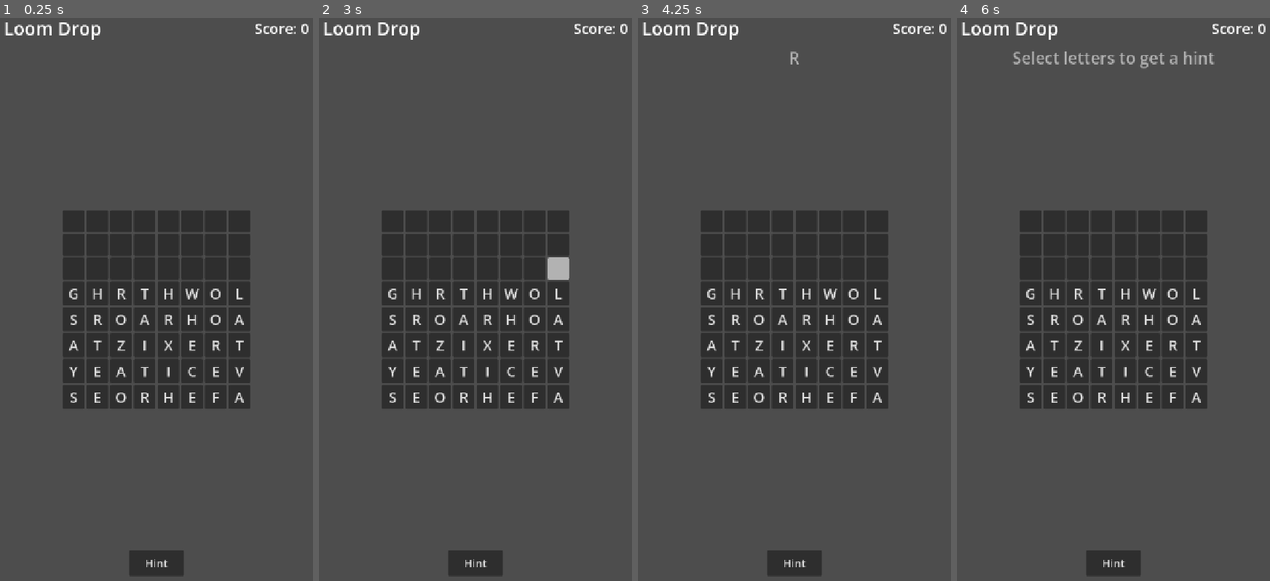
Above: before the commit, frames 1-4 (left to right).
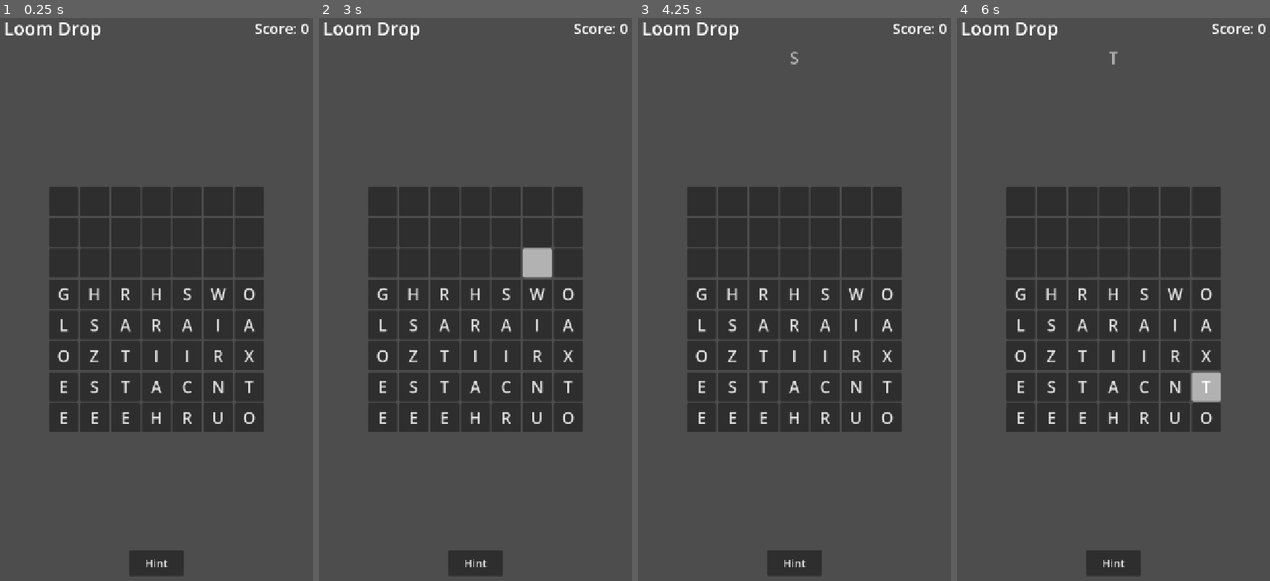
Above: after the commit, the same moments.

Repository: lux-sp4rk/wrdfall
Game: Godot game, scene res://scenes/LoomDrop.tscn
The game is run twice, just before and just after one commit, with the same random seed, the same clock (stepped at 60 frames per second) and the same inputs.
Inputs (mouse positions are in pixels of both pictures, inside the frame that each line leads up to):
- Up to frame 1 (0.25 s): no input
- Up to frame 2 (3 s): click "Hint" at 0.5 s; click "Hint" at 1.25 s; click "Hint" at 2 s; tap Enter at 2.75 s; move the mouse to (547, 265) at 2.77 s; click (547, 265) at 2.92 s
- Up to frame 3 (4.25 s): tap Space at 3.5 s; move the mouse to (728, 327) at 3.52 s; click (728, 327) at 3.67 s
- Up to frame 4 (6 s): tap Enter at 4.25, 5.75 s; move the mouse to (1144, 170) at 4.27 s; click (1144, 170) at 4.42 s; tap Space at 5 s; move the mouse to (1097, 412) at 5.02 s; click (1097, 412) at 5.17 s; move the mouse to (1210, 383) at 5.77 s; click (1210, 383) at 5.92 s

The runs differ from the first frame. In frame 1, 13% of the frame differs, in the area x 15-85%, y 29-74%; in frame 2, 13%; in frame 3, 13%; in frame 4, 14%, in the area x 15-85%, y 5-74%.

Commit message:
feat: Adjust grid size, drop speed, and tile size
Changes:
- Grid: 8×8 → 7×8 (7 columns, 8 rows)
- Drop interval: 8.0s → 7.0s (faster gameplay)
- Tile size: 48×48 → 64×64 (larger, easier to tap)
- Tile font: 32 → 36 (scales with larger tiles)

Co-Authored-By: Claude Sonnet 4.5 <noreply@anthropic.com>

Diff:
--- a/godot/scenes/LoomDrop.tscn
+++ b/godot/scenes/LoomDrop.tscn
@@ -60,7 +60,7 @@
 layout_mode = 2
 theme_override_constants/h_separation = 4
 theme_override_constants/v_separation = 4
-columns = 8
+columns = 7
 
 [node name="ActionButtons" type="HBoxContainer" parent="MarginContainer/VBox"]
 layout_mode = 2
--- a/godot/scripts/LoomDrop.gd
+++ b/godot/scripts/LoomDrop.gd
@@ -6,7 +6,7 @@
 @onready var hint_button: Button = %"HintButton"
 
 const ROWS: int = 8
-const COLS: int = 8
+const COLS: int = 7
 const MIN_WORD_LENGTH: int = 3
 const INITIAL_FILL_ROWS: int = 5
 
@@ -26,7 +26,7 @@
 }
 var _bag_distribution: Array = []
 
-const DROP_INTERVAL: float = 8.0  # seconds between letter drops
+const DROP_INTERVAL: float = 7.0  # seconds between letter drops
 const VOWELS: String = "AEIOU"
 const TARGET_VOWEL_RATIO: float = 0.38
 # Common English bigrams — used to bias dropped letters toward playable neighbors
@@ -102,8 +102,8 @@
 		for col in range(COLS):
 			var btn := Button.new()
 			btn.text = grid[row][col]
-			btn.custom_minimum_size = Vector2(48, 48)
-			btn.add_theme_font_size_override("font_size", 32)
+			btn.custom_minimum_size = Vector2(64, 64)
+			btn.add_theme_font_size_override("font_size", 36)
 			btn.mouse_filter = Control.MOUSE_FILTER_IGNORE
 			grid_container.add_child(btn)
 			btn_row.append(btn)
